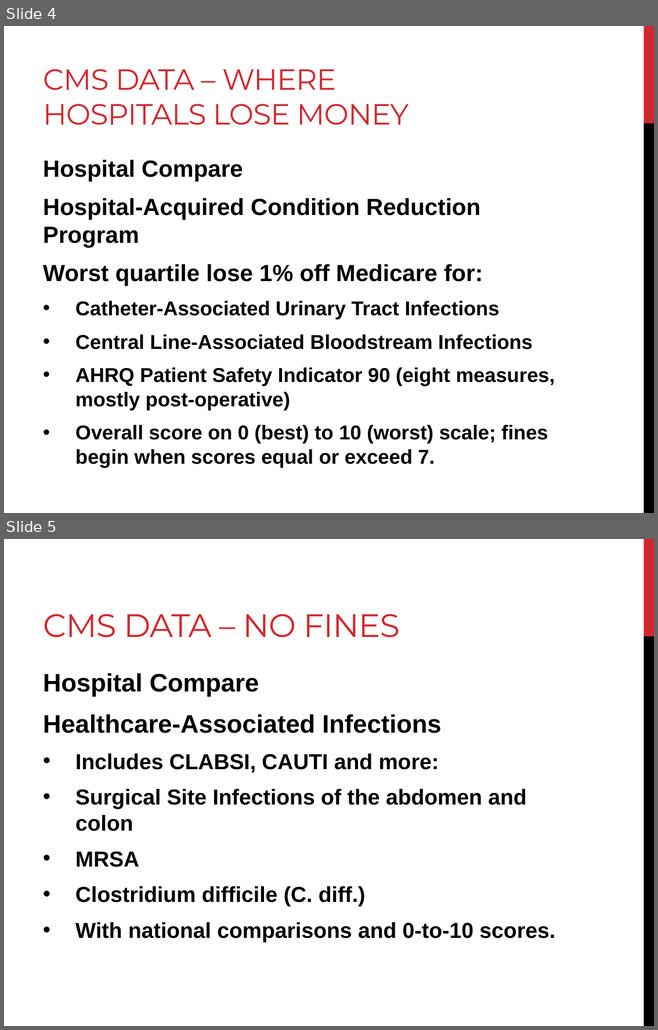
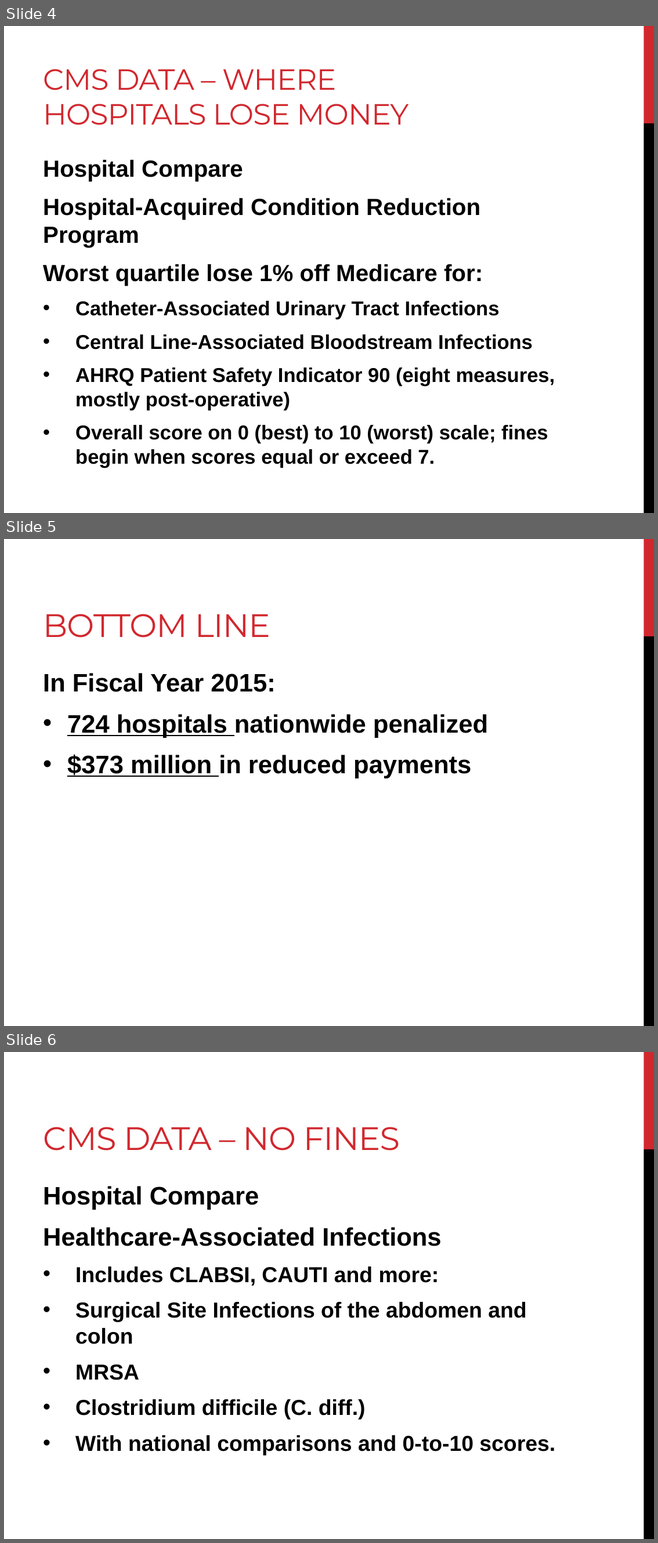
Before and after one commit to roncampbell/Hospital-Infections, a slide deck: HAC presentation.pptx. Shown one above the other, each under a label of ours: slides 4 and 5 before the commit, slides 4, 5 and 6 after it. The pictures are 658x1030 and 658x1543 pixels, drawn with LibreOffice and Linux fonts; fonts in the diff are those of the drawing. Boxes give left, top, right and bottom in pixels: in the first picture for what was removed or moved away, otherwise in the second. Text is boxed around its words. In the diff, an @@ line names an element or a change of style, - is before the commit and + after.

```diff
--- a/HAC presentation.pptx
+++ b/HAC presentation.pptx
@@ slide 5 added at [4, 539, 654, 1026], background #FFFFFF; not listed: 2 template elements that a slide beside it also shows @@
@@ title added at [43, 614, 270, 638], 36 pt, text #D1282E @@
+BOTTOM LINE
@@ text added at [43, 673, 488, 779], 28 pt, text #000000, bold @@
+In Fiscal Year 2015:
+• 724 hospitals nationwide penalized
+• $373 million in reduced payments
@@ what was slide 5 is now slide 6 @@
```
Also in this commit, not shown: 1 slide changed, 1 other slide added.
